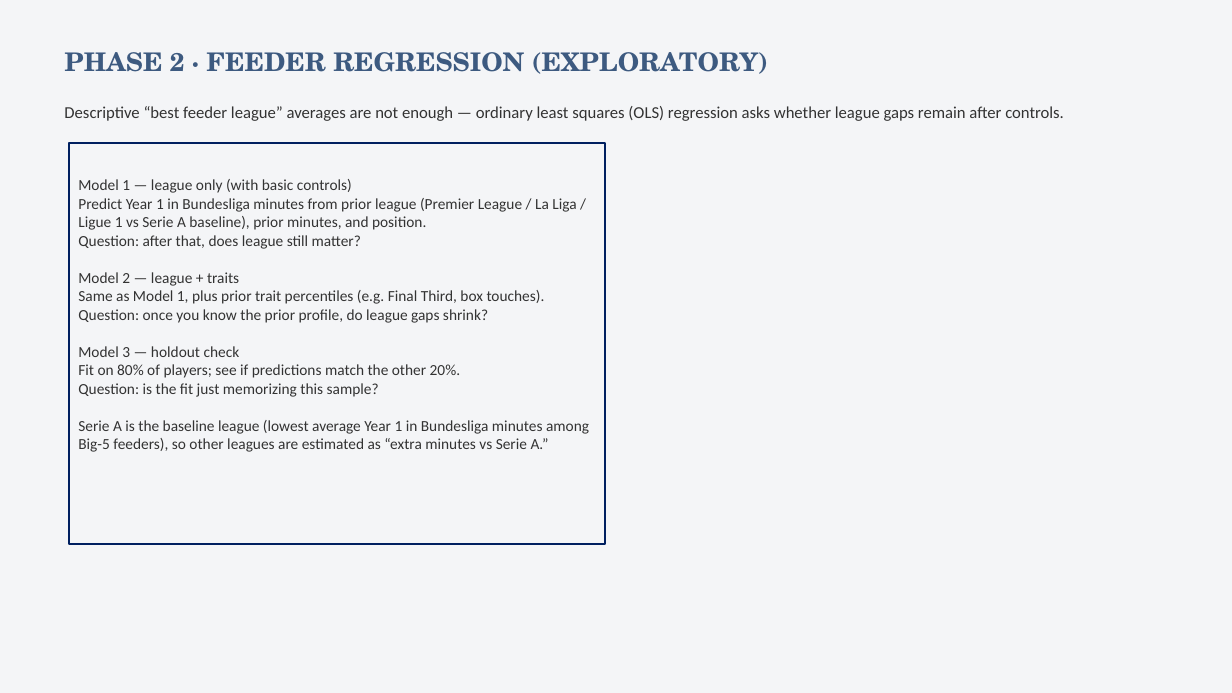
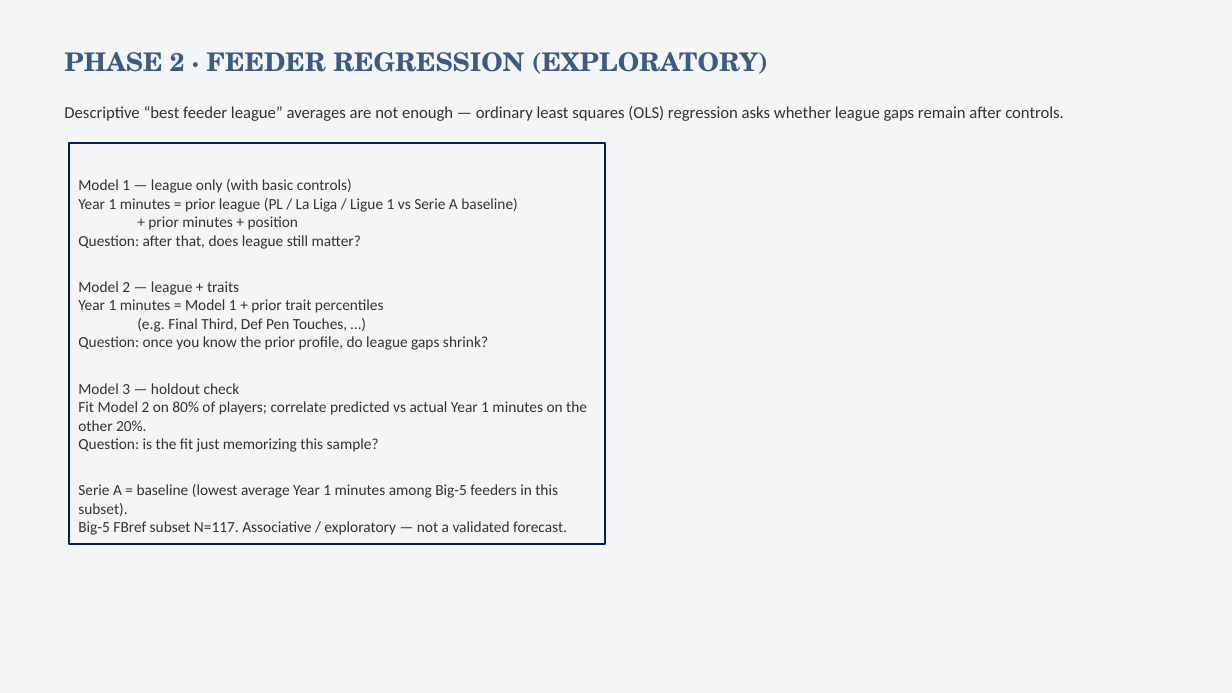
Before and after one commit to colbymorris08/bundesliga-transfer-traits, a slide deck: slide 17 of bundesliga_transfer_traits.pptx. Drawn at 1232x693 pixels with LibreOffice and Linux fonts; fonts in the diff are those of the drawing. Boxes give left, top, right and bottom in pixels: in the first picture for what was removed or moved away, otherwise in the second. Text is boxed around its words. In the diff, an @@ line names an element or a change of style, - is before the commit and + after.

```diff
--- a/bundesliga_transfer_traits.pptx
+++ b/bundesliga_transfer_traits.pptx
@@ text in rectangle at [78, 198, 518, 230]: text changed @@
-Predict Year 1 in Bundesliga minutes from prior league (Premier League / La Liga / Ligue 1 vs Serie A baseline), prior minutes, and position.
+Year 1 minutes = prior league (PL / La Liga / Ligue 1 vs Serie A baseline)
++ prior minutes + position
@@ text in rectangle at [78, 299, 384, 332]: text changed @@
-Same as Model 1, plus prior trait percentiles (e.g. Final Third, box touches).
+Year 1 minutes = Model 1 + prior trait percentiles
+(e.g. Final Third, Def Pen Touches, …)
@@ text in rectangle at [78, 401, 587, 431]: text changed @@
-Fit on 80% of players; see if predictions match the other 20%.
+Fit Model 2 on 80% of players; correlate predicted vs actual Year 1 minutes on the other 20%.
@@ text in rectangle at [78, 484, 567, 535]: text changed @@
-Serie A is the baseline league (lowest average Year 1 in Bundesliga minutes among Big-5 feeders), so other leagues are estimated as “extra minutes vs Serie A.”
+Serie A = baseline (lowest average Year 1 minutes among Big-5 feeders in this subset).
+Big-5 FBref subset N=117. Associative / exploratory — not a validated forecast.
```
Also in this commit, not shown: 12 other slides changed.
